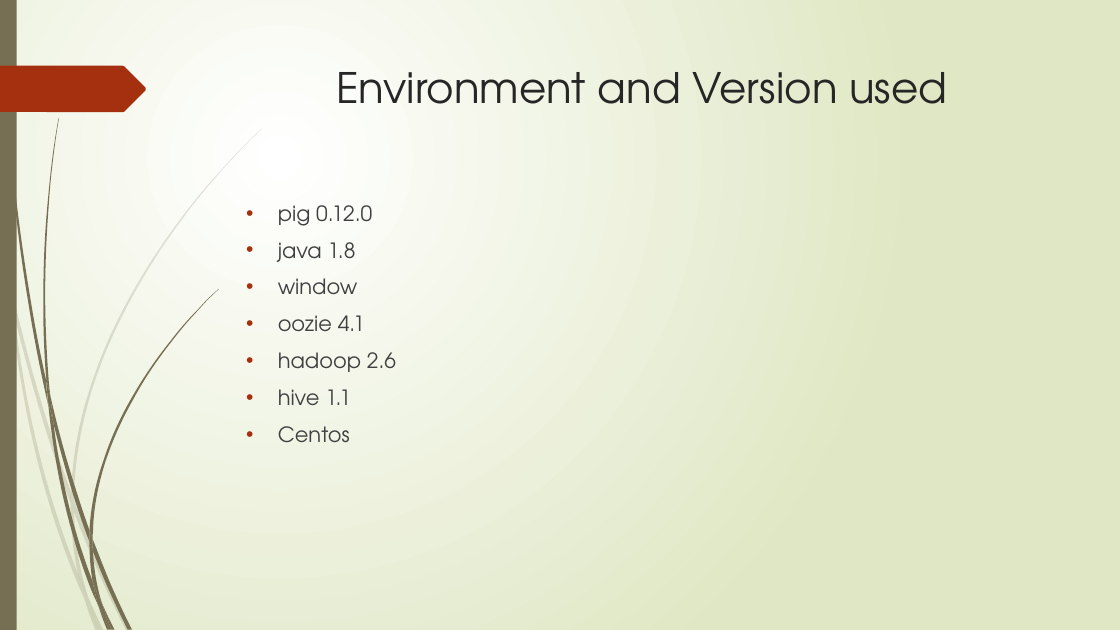
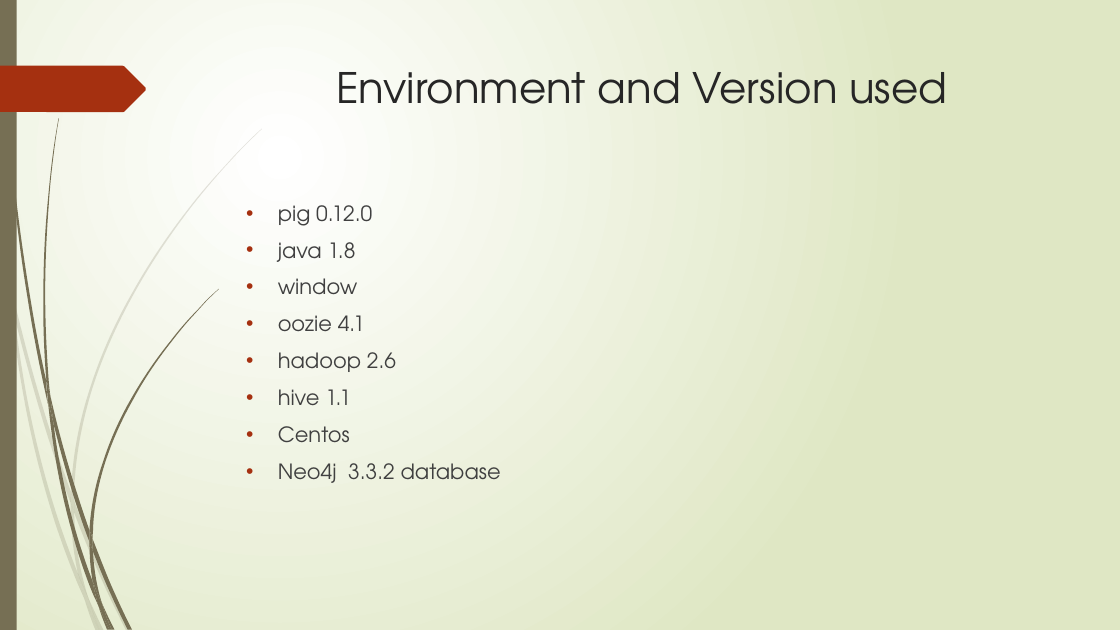
Before and after one commit to bhaskarrana/craftdemo-offline, a slide deck: slide 18 of Craftdemo.pptx. Drawn at 1120x630 pixels with LibreOffice and Linux fonts; fonts in the diff are those of the drawing. Boxes give left, top, right and bottom in pixels: in the first picture for what was removed or moved away, otherwise in the second. Text is boxed around its words. In the diff, an @@ line names an element or a change of style, - is before the commit and + after.

Commit message:
Updating ppt

```diff
--- a/Craftdemo.pptx
+++ b/Craftdemo.pptx
@@ text at [278, 463, 501, 483]: paragraph added @@
+• Neo4j 3.3.2 database
```
